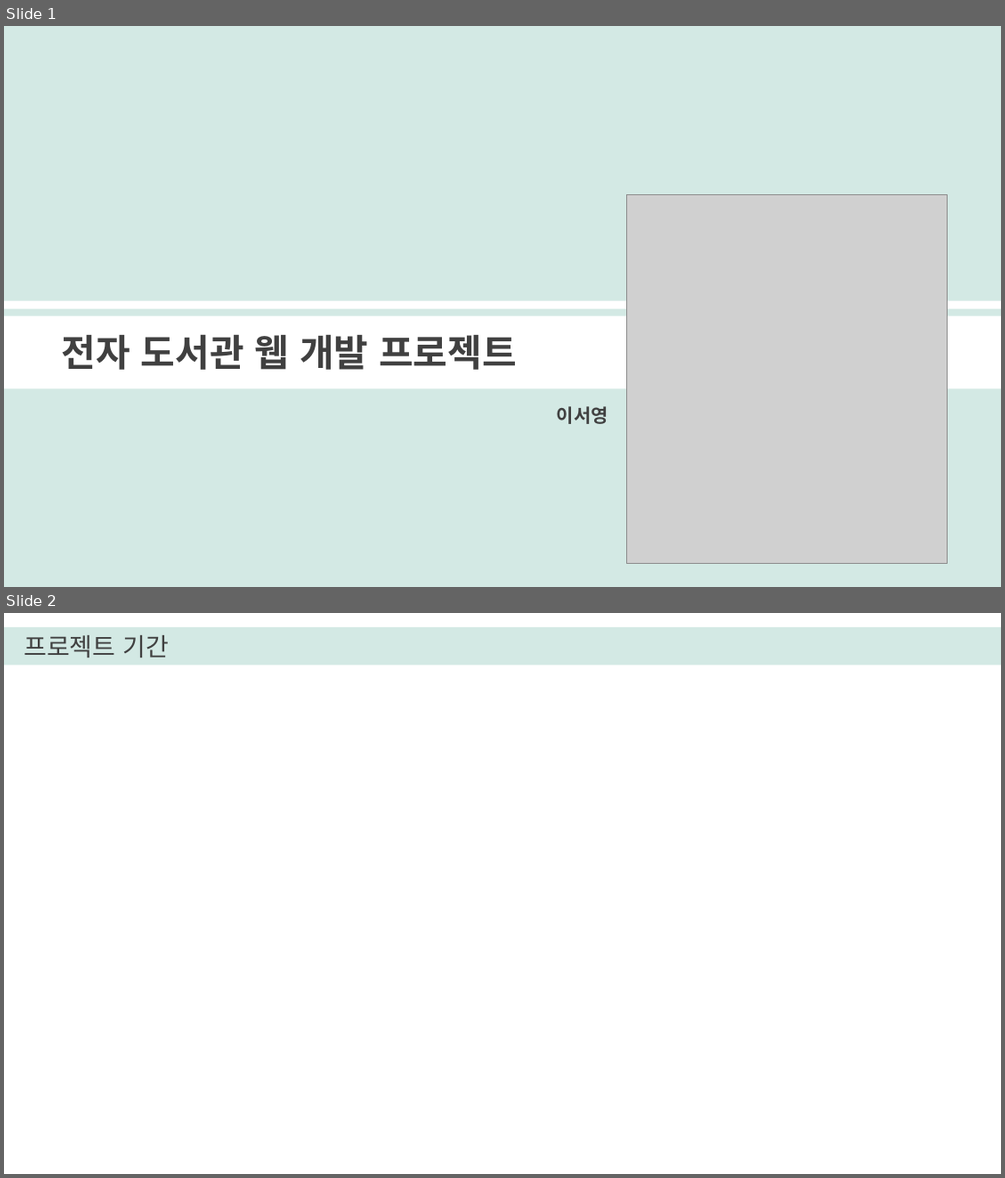
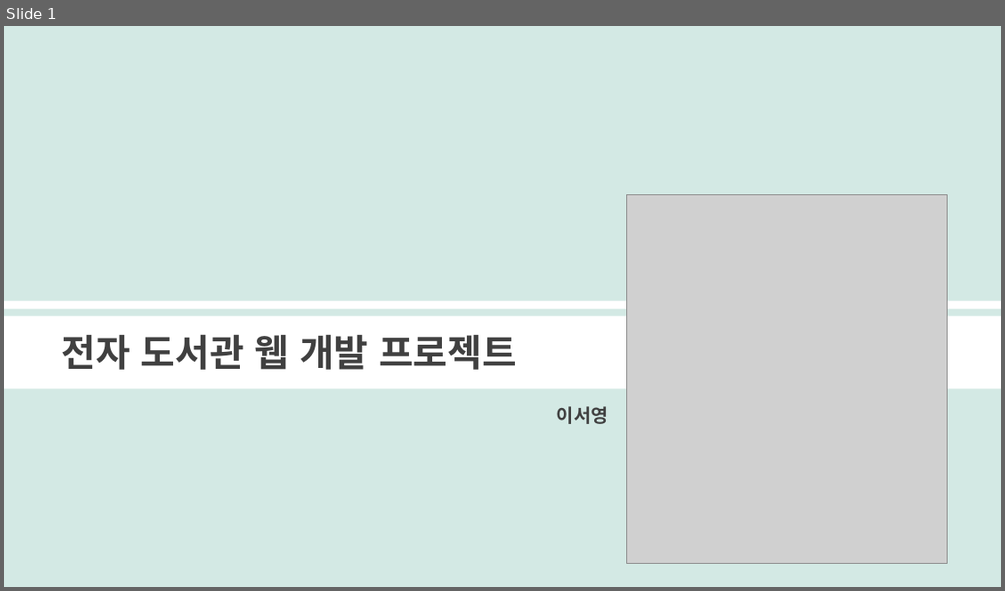
Before and after one commit to seoyounglee0105/Library_Web_Project, a slide deck: 이서영_전자도서관프로젝트.pptx. Shown one above the other, each under a label of ours: slides 1 and 2 before the commit, slide 1 after it. The pictures are 1005x1178 and 1005x591 pixels, drawn with LibreOffice and Linux fonts; fonts in the diff are those of the drawing; grey boxes stand for pictures. Boxes give left, top, right and bottom in pixels: in the first picture for what was removed or moved away, otherwise in the second. Text is boxed around its words. In the diff, an @@ line names an element or a change of style, - is before the commit and + after.

```diff
--- a/이서영_전자도서관프로젝트.pptx
+++ b/이서영_전자도서관프로젝트.pptx
@@ slide 2 removed at (x1=4, y1=613, x2=1001, y2=1174), background #FFFFFF @@
@@ rectangle removed at (x1=4, y1=627, x2=1001, y2=665) @@
@@ text removed at (x1=24, y1=635, x2=169, y2=657) @@
-프로젝트 기간
```
Also in this commit, not shown: 5 slides changed, 9 slides added, 2 other slides removed, 10 other files.
